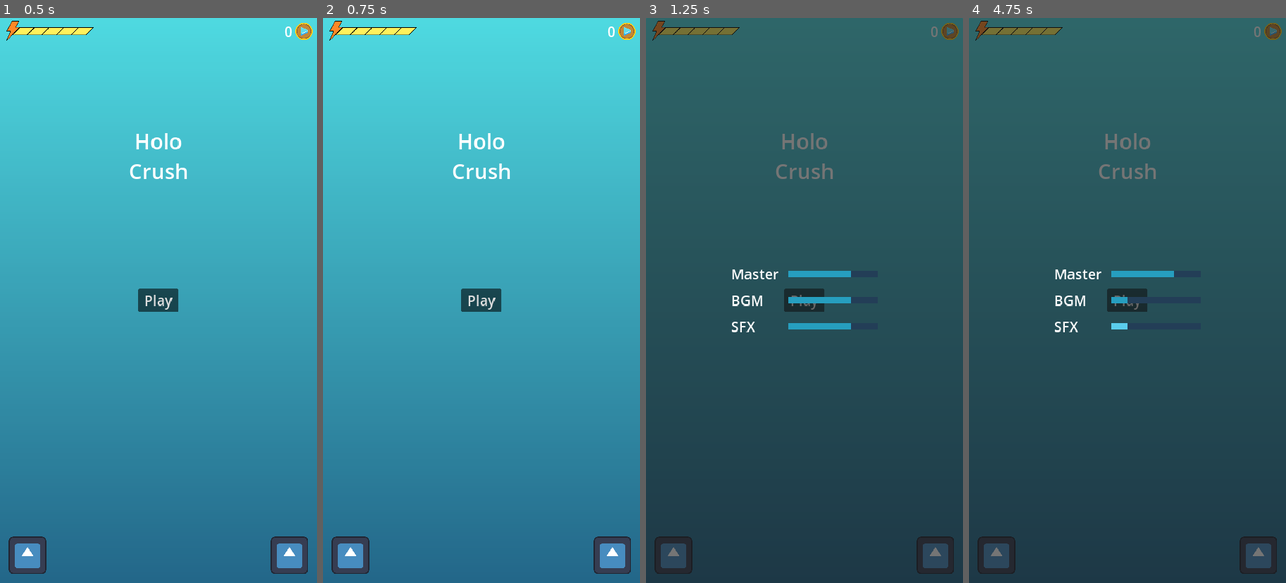
Above: before the commit, frames 1-4 (left to right).
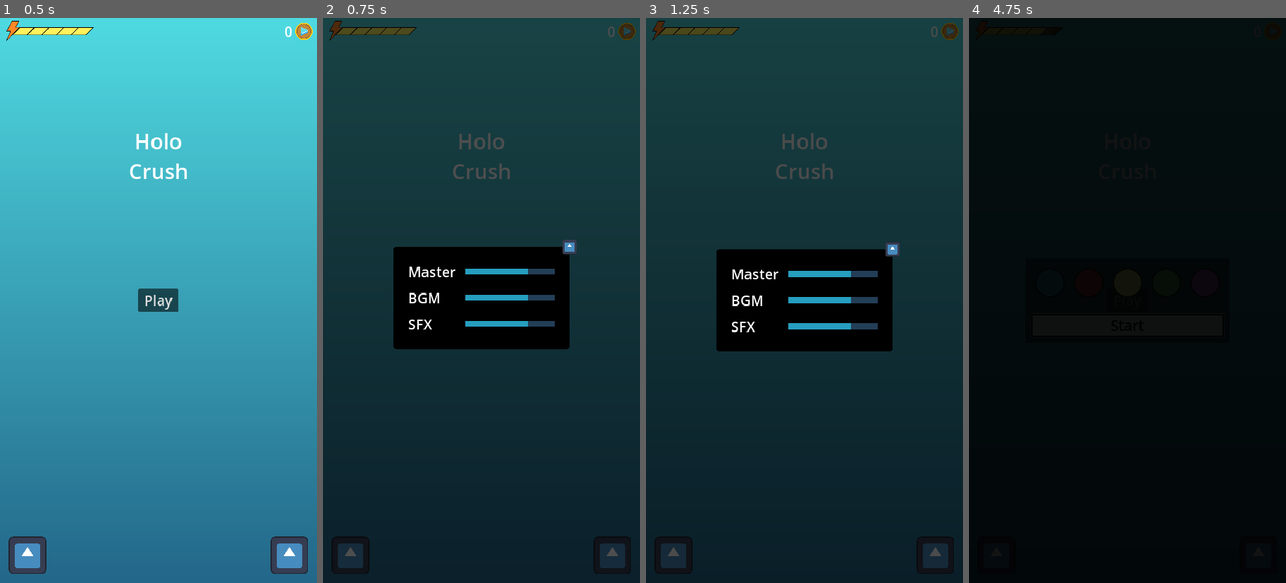
Above: after the commit, the same moments.

Repository: kuma-gee/holo-crush
Game: Godot game, scene res://src/start.tscn
Two runs of this game, one before a commit and one after it. Both use one fixed random seed, a clock stepped at 60 frames per second and the inputs below. The engine's default icon, where the game draws it, is replaced by a stand-in: a white triangle on a blue panel in a dark square.
Inputs (mouse positions are in pixels of both pictures, inside the frame that each line leads up to):
- Up to frame 1 (0.5 s): no input
- Up to frame 2 (0.75 s): click (351, 554) at 0.5 s
- Up to frame 3 (1.25 s): no input
- Up to frame 4 (4.75 s): click (1257, 554) at 1.25 s; click (1216, 249) at 2.02 s; click "Play" at 2.75 s; click "Play" at 3.5 s; click (1127, 323) at 4.25 s, where only the run after the commit has a clickable "Start"

Frame 1 is identical in both runs. In frame 2, 99% of the frame differs, in the area x 0-100%, y 0-100%; in frame 3, 98%; in frame 4, 100%.

Commit message:
improve settings animation show

Diff:
--- /dev/null
+++ b/godot/src/MenuSystem.gd
@@ -0,0 +1,60 @@
+extends Control
+
+@export var overlay: ColorRect
+@export var settings: Control
+@export var store: Control
+
+var tw: Tween
+var overlay_speed := 0.25
+var move_speed := 0.5
+var outside_pos := Vector2(0, -2000)
+
+func _ready():
+	settings.hide()
+	overlay.hide()
+	store.hide()
+
+	settings.close.connect(func(): _hide_settings())
+
+func _show_overlay():
+	overlay.modulate = Color.TRANSPARENT
+	overlay.show()
+	tw.tween_property(overlay, "modulate", Color.WHITE, overlay_speed) \
+		.set_trans(Tween.TRANS_CUBIC) \
+		.set_ease(Tween.EASE_OUT)
+
+func _hide_overlay():
+	tw.chain().tween_property(overlay, "modulate", Color.TRANSPARENT, overlay_speed) \
+		.from(Color.WHITE) \
+		.set_trans(Tween.TRANS_CUBIC) \
+		.set_ease(Tween.EASE_OUT)
+	tw.finished.connect(func(): overlay.hide())
+
+func _new_tween():
+	if tw:
+		tw.kill()
+	tw = create_tween()
+
+func _on_store_pressed():
+	pass
+
+
+func _on_settings_pressed():
+	_new_tween()
+	_show_overlay()
+
+	settings.position = outside_pos
+	settings.show()
+	tw.parallel().tween_property(settings, "position", Vector2.ZERO, move_speed) \
+		.set_ease(Tween.EASE_OUT) \
+		.set_trans(Tween.TRANS_BACK)
+
+func _hide_settings():
+	_new_tween()
+
+	tw.tween_property(settings, "position", outside_pos, move_speed) \
+		.set_ease(Tween.EASE_IN) \
+		.set_trans(Tween.TRANS_BACK)
+	tw.finished.connect(func(): settings.hide())
+
+	_hide_overlay()
--- a/godot/src/menu/settings.gd
+++ b/godot/src/menu/settings.gd
@@ -1,17 +1,7 @@
-extends Control
+extends CenterContainer
 
-@export var container: Control
+signal close()
 
-@onready var anim := $AnimationPlayer
 
-func _ready():
-	anim.play("RESET")
-
-func _on_toggle_pressed():
-	if anim.is_playing():
-		return
-
-	if container.position.y < 0:
-		anim.play("show")
-	else:
-		anim.play_backwards("show")
+func _on_texture_button_pressed():
+	close.emit()
--- a/godot/src/menu/settings.tscn
+++ b/godot/src/menu/settings.tscn
@@ -1,168 +1,86 @@
-[gd_scene load_steps=8 format=3 uid="uid://dqo00u4klgmf0"]
+[gd_scene load_steps=5 format=3 uid="uid://dc230wcy1bgpy"]
 
-[ext_resource type="Theme" uid="uid://cvvavdkxk7llv" path="res://theme/theme.tres" id="1_nfntf"]
 [ext_resource type="Script" path="res://addons/menu-system/AudioSlider.gd" id="2_5nebq"]
 [ext_resource type="Script" path="res://src/menu/settings.gd" id="2_n4qpr"]
 [ext_resource type="Texture2D" uid="uid://bwve2nq30wldn" path="res://icon.svg" id="3_gx15h"]
 
-[sub_resource type="Animation" id="Animation_eksmo"]
-length = 0.001
-tracks/0/type = "value"
-tracks/0/imported = false
-tracks/0/enabled = true
-tracks/0/path = NodePath("PanelContainer:position")
-tracks/0/interp = 1
-tracks/0/loop_wrap = true
-tracks/0/keys = {
-"times": PackedFloat32Array(0),
-"transitions": PackedFloat32Array(1),
-"update": 0,
-"values": [Vector2(0, -2000)]
-}
-tracks/1/type = "value"
-tracks/1/imported = false
-tracks/1/enabled = true
-tracks/1/path = NodePath("PanelContainer:visible")
-tracks/1/interp = 1
-tracks/1/loop_wrap = true
-tracks/1/keys = {
-"times": PackedFloat32Array(0),
-"transitions": PackedFloat32Array(1),
-"update": 1,
-"values": [true]
-}
-tracks/2/type = "value"
-tracks/2/imported = false
-tracks/2/enabled = true
-tracks/2/path = NodePath("PanelContainer:size")
-tracks/2/interp = 1
-tracks/2/loop_wrap = true
-tracks/2/keys = {
-"times": PackedFloat32Array(0),
-"transitions": PackedFloat32Array(1),
-"update": 0,
-"values": [Vector2(1080, 1920)]
-}
+[sub_resource type="StyleBoxFlat" id="StyleBoxFlat_flvlv"]
+bg_color = Color(0, 0, 0, 1)
+corner_radius_top_left = 10
+corner_radius_top_right = 10
+corner_radius_bottom_right = 10
+corner_radius_bottom_left = 10
 
-[sub_resource type="Animation" id="Animation_1ky24"]
-resource_name = "show_store"
-length = 0.5
-tracks/0/type = "value"
-tracks/0/imported = false
-tracks/0/enabled = true
-tracks/0/path = NodePath("PanelContainer:position")
-tracks/0/interp = 2
-tracks/0/loop_wrap = true
-tracks/0/keys = {
-"times": PackedFloat32Array(0, 0.5),
-"transitions": PackedFloat32Array(3, 1),
-"update": 0,
-"values": [Vector2(0, -2000), Vector2(0, 0)]
-}
-tracks/1/type = "value"
-tracks/1/imported = false
-tracks/1/enabled = true
-tracks/1/path = NodePath("PanelContainer:visible")
-tracks/1/interp = 1
-tracks/1/loop_wrap = true
-tracks/1/keys = {
-"times": PackedFloat32Array(0),
-"transitions": PackedFloat32Array(1),
-"update": 1,
-"values": [true]
-}
-
-[sub_resource type="AnimationLibrary" id="AnimationLibrary_rej5w"]
-_data = {
-"RESET": SubResource("Animation_eksmo"),
-"show": SubResource("Animation_1ky24")
-}
-
-[node name="Settings" type="Control" node_paths=PackedStringArray("container")]
-layout_mode = 3
+[node name="Settings" type="CenterContainer"]
 anchors_preset = 15
 anchor_right = 1.0
 anchor_bottom = 1.0
 grow_horizontal = 2
 grow_vertical = 2
-mouse_filter = 2
-theme = ExtResource("1_nfntf")
 script = ExtResource("2_n4qpr")
-container = NodePath("PanelContainer")
 
 [node name="PanelContainer" type="PanelContainer" parent="."]
-layout_mode = 1
-anchors_preset = 15
-anchor_right = 1.0
-anchor_bottom = 1.0
-offset_top = -2000.0
-offset_right = 1080.0
-offset_bottom = -80.0
-grow_horizontal = 2
-grow_vertical = 2
+layout_mode = 2
+theme_override_styles/panel = SubResource("StyleBoxFlat_flvlv")
 
-[node name="CenterContainer" type="CenterContainer" parent="PanelContainer"]
+[node name="MarginContainer" type="MarginContainer" parent="PanelContainer"]
 layout_mode = 2
+theme_override_constants/margin_left = 50
+theme_override_constants/margin_top = 50
+theme_override_constants/margin_right = 50
+theme_override_constants/margin_bottom = 50
 
-[node name="GridContainer" type="GridContainer" parent="PanelContainer/CenterContainer"]
+[node name="GridContainer" type="GridContainer" parent="PanelContainer/MarginContainer"]
 custom_minimum_size = Vector2(500, 0)
 layout_mode = 2
 theme_override_constants/h_separation = 20
 theme_override_constants/v_separation = 20
 columns = 2
 
-[node name="Master" type="Label" parent="PanelContainer/CenterContainer/GridContainer"]
+[node name="Master" type="Label" parent="PanelContainer/MarginContainer/GridContainer"]
 layout_mode = 2
 text = "Master "
 
-[node name="HSlider" type="HSlider" parent="PanelContainer/CenterContainer/GridContainer"]
+[node name="HSlider" type="HSlider" parent="PanelContainer/MarginContainer/GridContainer"]
 layout_mode = 2
 size_flags_horizontal = 3
 size_flags_vertical = 4
 script = ExtResource("2_5nebq")
 
-[node name="Master2" type="Label" parent="PanelContainer/CenterContainer/GridContainer"]
+[node name="Master2" type="Label" parent="PanelContainer/MarginContainer/GridContainer"]
 layout_mode = 2
 text = "BGM"
 
-[node name="HSlider2" type="HSlider" parent="PanelContainer/CenterContainer/GridContainer"]
+[node name="HSlider2" type="HSlider" parent="PanelContainer/MarginContainer/GridContainer"]
 layout_mode = 2
 size_flags_horizontal = 3
 size_flags_vertical = 4
 script = ExtResource("2_5nebq")
 bus_name = "BGM"
 
-[node name="Master3" type="Label" parent="PanelContainer/CenterContainer/GridContainer"]
+[node name="Master3" type="Label" parent="PanelContainer/MarginContainer/GridContainer"]
 layout_mode = 2
 text = "SFX"
 
-[node name="HSlider3" type="HSlider" parent="PanelContainer/CenterContainer/GridContainer"]
+[node name="HSlider3" type="HSlider" parent="PanelContainer/MarginContainer/GridContainer"]
 layout_mode = 2
 size_flags_horizontal = 3
 size_flags_vertical = 4
 script = ExtResource("2_5nebq")
 bus_name = "SFX"
 
-[node name="MarginContainer" type="MarginContainer" parent="."]
-layout_mode = 1
-anchors_preset = 2
-anchor_top = 1.0
-anchor_bottom = 1.0
-offset_top = -188.0
-offset_right = 188.0
-grow_vertical = 0
-theme_override_constants/margin_left = 30
-theme_override_constants/margin_top = 30
-theme_override_constants/margin_right = 30
-theme_override_constants/margin_bottom = 30
+[node name="MarginContainer2" type="MarginContainer" parent="PanelContainer"]
+layout_mode = 2
+size_flags_horizontal = 8
+size_flags_vertical = 0
+theme_override_constants/margin_top = -25
+theme_override_constants/margin_right = -25
 
-[node name="Toggle" type="TextureButton" parent="MarginContainer"]
+[node name="TextureButton" type="TextureButton" parent="PanelContainer/MarginContainer2"]
+custom_minimum_size = Vector2(50, 50)
 layout_mode = 2
 texture_normal = ExtResource("3_gx15h")
+ignore_texture_size = true
+stretch_mode = 5
 
-[node name="AnimationPlayer" type="AnimationPlayer" parent="."]
-libraries = {
-"": SubResource("AnimationLibrary_rej5w")
-}
-
-[connection signal="pressed" from="MarginContainer/Toggle" to="." method="_on_toggle_pressed"]
+[connection signal="pressed" from="PanelContainer/MarginContainer2/TextureButton" to="." method="_on_texture_button_pressed"]
--- a/godot/src/start.gd
+++ b/godot/src/start.gd
@@ -2,7 +2,6 @@
 
 @export var selectables: Control
 @export var select_container: Control
-@export var menu_container: Control
 
 @export var settings_menu: Control
 @export var store_menu: Control
@@ -35,27 +34,3 @@
 	anim.play_backwards("show_pieces")
 	await anim.animation_finished
 	piece_select.hide()
-
-
-func _on_settings_pressed():
-	store_menu.hide()
-	settings_menu.show()
-	_toggle_menu()
-
-
-func _on_store_pressed():
-	settings_menu.hide()
-	store_menu.show()
-	_toggle_menu()
-
-func _is_menu_visible():
-	return menu_container.position.y >= 0
-
-func _toggle_menu():
-	if anim.is_playing():
-		return
-
-	if _is_menu_visible():
-		anim.play_backwards("show_menu")
-	else:
-		anim.play("show_menu")
--- a/godot/src/start.tscn
+++ b/godot/src/start.tscn
@@ -6,8 +6,10 @@
 [ext_resource type="AudioStream" uid="uid://cfwc8qonkflxm" path="res://assets/sound/astro_Inst_hololive_202308052333.mp3" id="4_lb12p"]
 [ext_resource type="Shader" path="res://src/dots.gdshader" id="4_samfo"]
 [ext_resource type="PackedScene" uid="uid://bwglf6d8qxqov" path="res://src/menu/energy_container.tscn" id="5_m4gqq"]
+[ext_resource type="Script" path="res://src/MenuSystem.gd" id="7_ampby"]
 [ext_resource type="PackedScene" uid="uid://c7iikn51h7sbb" path="res://src/menu/points_container.tscn" id="7_oie0n"]
 [ext_resource type="AudioStream" uid="uid://bnsctl8drghdb" path="res://assets/ui/ニュースタイトル表示3.mp3" id="8_5k2wf"]
+[ext_resource type="PackedScene" uid="uid://dc230wcy1bgpy" path="res://src/menu/settings.tscn" id="8_23aaf"]
 [ext_resource type="PackedScene" uid="uid://hbh72ag1wvh" path="res://src/menu/store/gacha_pack.tscn" id="8_x8w2p"]
 [ext_resource type="Script" path="res://src/menu/overlay.gd" id="9_qgams"]
 [ext_resource type="Texture2D" uid="uid://bwve2nq30wldn" path="res://icon.svg" id="9_ys5c6"]
@@ -15,7 +17,6 @@
 [ext_resource type="PackedScene" uid="uid://c5mbc2vykt7r7" path="res://src/menu/piece_select/piece_select_slot.tscn" id="11_76xru"]
 [ext_resource type="Script" path="res://src/menu/piece_select/piece_selectables.gd" id="12_frfar"]
 [ext_resource type="PackedScene" uid="uid://7fw3rk8y5fn7" path="res://src/menu/piece_select/piece_selectable.tscn" id="13_b40w3"]
-[ext_resource type="Script" path="res://addons/menu-system/AudioSlider.gd" id="17_sr1fr"]
 
 [sub_resource type="Gradient" id="Gradient_h65kn"]
 colors = PackedColorArray(0.1404, 0.4068, 0.54, 1, 0.308, 0.8514, 0.88, 1)
@@ -82,6 +83,18 @@
 "update": 1,
 "values": [false]
 }
+tracks/4/type = "value"
+tracks/4/imported = false
+tracks/4/enabled = true
+tracks/4/path = NodePath("MenuContainer/Overlay:modulate")
+tracks/4/interp = 1
+tracks/4/loop_wrap = true
+tracks/4/keys = {
+"times": PackedFloat32Array(0),
+"transitions": PackedFloat32Array(1),
+"update": 0,
+"values": [Color(1, 1, 1, 0)]
+}
 
 [sub_resource type="Animation" id="Animation_2a0pg"]
 resource_name = "show_menu"
@@ -89,26 +102,26 @@
 tracks/0/type = "value"
 tracks/0/imported = false
 tracks/0/enabled = true
-tracks/0/path = NodePath("MenuContainer:position")
-tracks/0/interp = 2
+tracks/0/path = NodePath("MenuContainer:visible")
+tracks/0/interp = 1
 tracks/0/loop_wrap = true
 tracks/0/keys = {
-"times": PackedFloat32Array(0, 0.5),
-"transitions": PackedFloat32Array(3, 1),
-"update": 0,
-"values": [Vector2(0, -2000), Vector2(0, 0)]
+"times": PackedFloat32Array(0),
+"transitions": PackedFloat32Array(1),
+"update": 1,
+"values": [true]
 }
 tracks/1/type = "value"
 tracks/1/imported = false
 tracks/1/enabled = true
-tracks/1/path = NodePath("MenuContainer:visible")
+tracks/1/path = NodePath("MenuContainer/Overlay:modulate")
 tracks/1/interp = 1
 tracks/1/loop_wrap = true
 tracks/1/keys = {
-"times": PackedFloat32Array(0),
-"transitions": PackedFloat32Array(1),
-"update": 1,
-"values": [true]
+"times": PackedFloat32Array(0, 0.5),
+"transitions": PackedFloat32Array(1, 1),
+"update": 0,
+"values": [Color(1, 1, 1, 0), Color(1, 1, 1, 1)]
 }
 
 [sub_resource type="Animation" id="Animation_20ldf"]
@@ -184,7 +197,7 @@
 "show_pieces": SubResource("Animation_20ldf")
 }
 
-[node name="Start" type="Control" node_paths=PackedStringArray("selectables", "select_container", "menu_container", "settings_menu", "store_menu")]
+[node name="Start" type="Control" node_paths=PackedStringArray("selectables", "select_container", "store_menu")]
 layout_mode = 3
 anchors_preset = 15
 anchor_right = 1.0
@@ -195,9 +208,7 @@
 script = ExtResource("2_af8bd")
 selectables = NodePath("PieceSelect/Selectables")
 select_container = NodePath("PieceSelect/PieceSelect")
-menu_container = NodePath("MenuContainer")
-settings_menu = NodePath("MenuContainer/PanelContainer/Settings")
-store_menu = NodePath("MenuContainer/PanelContainer/Store")
+store_menu = NodePath("MenuContainer/Store")
 
 [node name="ColorRect" type="ColorRect" parent="."]
 material = SubResource("ShaderMaterial_7ekah")
@@ -273,7 +284,20 @@
 disabled = true
 text = "Store"
 
-[node name="Bottom" type="HBoxContainer" parent="."]
+[node name="MenuContainer" type="Control" parent="." node_paths=PackedStringArray("overlay", "settings", "store")]
+layout_mode = 1
+anchors_preset = 15
+anchor_right = 1.0
+anchor_bottom = 1.0
+grow_horizontal = 2
+grow_vertical = 2
+mouse_filter = 2
+script = ExtResource("7_ampby")
+overlay = NodePath("Overlay")
+settings = NodePath("Settings")
+store = NodePath("Store")
+
+[node name="Bottom" type="HBoxContainer" parent="MenuContainer"]
 layout_mode = 1
 anchors_preset = 12
 anchor_top = 1.0
@@ -283,105 +307,61 @@
 grow_horizontal = 2
 grow_vertical = 0
 
-[node name="SettingsBtn" type="MarginContainer" parent="Bottom"]
+[node name="SettingsBtn" type="MarginContainer" parent="MenuContainer/Bottom"]
 layout_mode = 2
 theme_override_constants/margin_left = 30
 theme_override_constants/margin_top = 30
 theme_override_constants/margin_right = 30
 theme_override_constants/margin_bottom = 30
 
-[node name="Settings" type="TextureButton" parent="Bottom/SettingsBtn"]
+[node name="Settings" type="TextureButton" parent="MenuContainer/Bottom/SettingsBtn"]
 layout_mode = 2
 texture_normal = ExtResource("9_ys5c6")
 
-[node name="Control" type="Control" parent="Bottom"]
+[node name="Control" type="Control" parent="MenuContainer/Bottom"]
 layout_mode = 2
 size_flags_horizontal = 3
 
-[node name="StoreBtn" type="MarginContainer" parent="Bottom"]
+[node name="StoreBtn" type="MarginContainer" parent="MenuContainer/Bottom"]
 layout_mode = 2
 theme_override_constants/margin_left = 30
 theme_override_constants/margin_top = 30
 theme_override_constants/margin_right = 30
 theme_override_constants/margin_bottom = 30
 
-[node name="Store" type="TextureButton" parent="Bottom/StoreBtn"]
+[node name="Store" type="TextureButton" parent="MenuContainer/Bottom/StoreBtn"]
 layout_mode = 2
 texture_normal = ExtResource("9_ys5c6")
 
-[node name="MenuContainer" type="Control" parent="."]
-layout_mode = 1
-anchors_preset = 15
-anchor_right = 1.0
-anchor_bottom = 1.0
-offset_top = -2000.0
-offset_bottom = -2000.0
-grow_horizontal = 2
-grow_vertical = 2
-mouse_filter = 2
-
-[node name="PanelContainer" type="PanelContainer" parent="MenuContainer"]
-layout_mode = 1
-anchors_preset = 15
-anchor_right = 1.0
-anchor_bottom = 1.0
-grow_horizontal = 2
-grow_vertical = 2
-
-[node name="Settings" type="CenterContainer" parent="MenuContainer/PanelContainer"]
-layout_mode = 2
-
-[node name="GridContainer" type="GridContainer" parent="MenuContainer/PanelContainer/Settings"]
-custom_minimum_size = Vector2(500, 0)
-layout_mode = 2
-theme_override_constants/h_separation = 20
-theme_override_constants/v_separation = 20
-columns = 2
-
-[node name="Master" type="Label" parent="MenuContainer/PanelContainer/Settings/GridContainer"]
-layout_mode = 2
-text = "Master "
-
-[node name="HSlider" type="HSlider" parent="MenuContainer/PanelContainer/Settings/GridContainer"]
-layout_mode = 2
-size_flags_horizontal = 3
-size_flags_vertical = 4
-script = ExtResource("17_sr1fr")
-
-[node name="Master2" type="Label" parent="MenuContainer/PanelContainer/Settings/GridContainer"]
-layout_mode = 2
-text = "BGM"
-
-[node name="HSlider2" type="HSlider" parent="MenuContainer/PanelContainer/Settings/GridContainer"]
-layout_mode = 2
-size_flags_horizontal = 3
-size_flags_vertical = 4
-script = ExtResource("17_sr1fr")
-bus_name = "BGM"
-
-[node name="Master3" type="Label" parent="MenuContainer/PanelContainer/Settings/GridContainer"]
-layout_mode = 2
-text = "SFX"
-
-[node name="HSlider3" type="HSlider" parent="MenuContainer/PanelContainer/Settings/GridContainer"]
-layout_mode = 2
-size_flags_horizontal = 3
-size_flags_vertical = 4
-script = ExtResource("17_sr1fr")
-bus_name = "SFX"
-
-[node name="Store" type="CenterContainer" parent="MenuContainer/PanelContainer"]
-layout_mode = 2
-
-[node name="VBoxContainer" type="HBoxContainer" parent="MenuContainer/PanelContainer/Store"]
+[node name="Overlay" type="ColorRect" parent="MenuContainer"]
+modulate = Color(1, 1, 1, 0)
+layout_mode = 1
+anchors_preset = 15
+anchor_right = 1.0
+anchor_bottom = 1.0
+grow_horizontal = 2
+grow_vertical = 2
+color = Color(0, 0, 0, 0.705882)
+
+[node name="Settings" parent="MenuContainer" instance=ExtResource("8_23aaf")]
+visible = false
+layout_mode = 1
+
+[node name="Store" type="CenterContainer" parent="MenuContainer"]
+visible = false
+layout_mode = 2
+offset_right = 1080.0
+offset_bottom = 1920.0
+
+[node name="VBoxContainer" type="HBoxContainer" parent="MenuContainer/Store"]
 layout_mode = 2
 theme_override_constants/separation = 50
 
-[node name="AllPack" parent="MenuContainer/PanelContainer/Store/VBoxContainer" instance=ExtResource("8_x8w2p")]
+[node name="AllPack" parent="MenuContainer/Store/VBoxContainer" instance=ExtResource("8_x8w2p")]
 layout_mode = 2
 price = 5
 
-[node name="MythPack" parent="MenuContainer/PanelContainer/Store/VBoxContainer" instance=ExtResource("8_x8w2p")]
+[node name="MythPack" parent="MenuContainer/Store/VBoxContainer" instance=ExtResource("8_x8w2p")]
 layout_mode = 2
 price = 50000
 pieces = Array[int]([5, 6, 7, 8, 9])
@@ -481,8 +461,8 @@
 }
 
 [connection signal="pressed" from="Menu/VBoxContainer/Play" to="." method="_on_play_pressed"]
-[connection signal="pressed" from="Bottom/SettingsBtn/Settings" to="." method="_on_settings_pressed"]
-[connection signal="pressed" from="Bottom/StoreBtn/Store" to="." method="_on_store_pressed"]
+[connection signal="pressed" from="MenuContainer/Bottom/SettingsBtn/Settings" to="MenuContainer" method="_on_settings_pressed"]
+[connection signal="pressed" from="MenuContainer/Bottom/StoreBtn/Store" to="MenuContainer" method="_on_store_pressed"]
 [connection signal="hidden" from="PieceSelect" to="PieceSelect/Selectables" method="close"]
 [connection signal="on_hide" from="PieceSelect" to="." method="_on_piece_select_on_hide"]
 [connection signal="pressed" from="PieceSelect/PieceSelect/MarginContainer/VBoxContainer/Start" to="." method="_on_start_pressed"]
Not shown: 1 places in godot/src/start.tscn that only renumber resources
